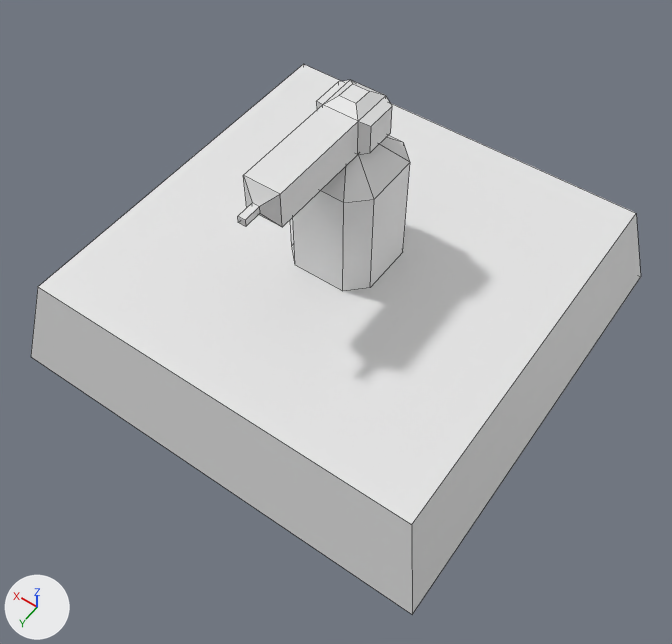
What one commit did to the Blender file Assets/_Project/Art/Models/Blender/Turrets/Turret-Minigun.blend.
Both versions are drawn from a 50 mm lens placed at (-7.52, 10.93, 16.48), pointed at (-0.75, 1.45, 1.57). The axes (+X, +Y, +Z) are drawn at lower left. The lights are the same throughout. Mesh edges are drawn as thin lines.

Objects in the first picture: 'TurretBarrel', 'TurretPillar', 'TurretPodium'.
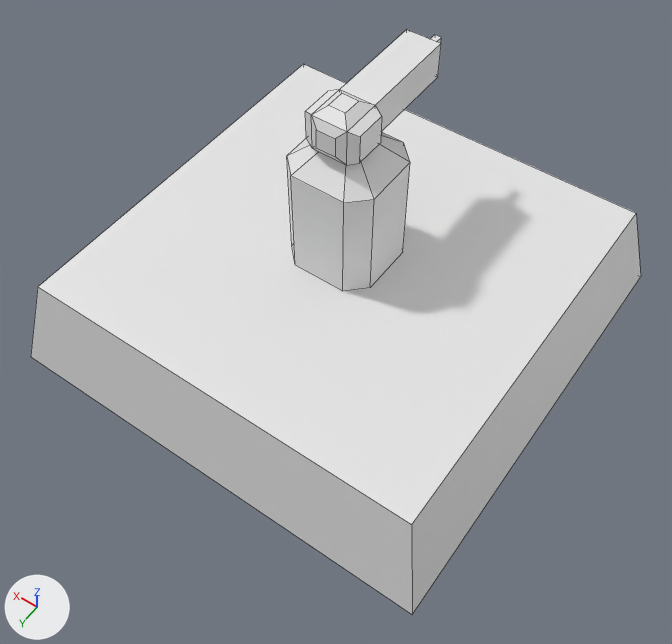
Commit message: SC - Rotated turret barrel 180'

Edits to the scene script, one JSON object a line:
```json
{"op": "set", "path": "ob_turretbarrel.rotation_euler", "old": "(0.0, 0.0, 0.0)", "new": "(0.0, 0.0, 3.142)", "note": "degrees (0, 0, 0) -> degrees (0, 0, 180)"}
```

Boxes (x1, y1, x2, y2) around the edits, measured in the pictures (672 x 644 px):
```json
{"object": "TurretBarrel", "change": "turned", "before": [238, 80, 392, 227], "after": [305, 30, 442, 165]}
```
